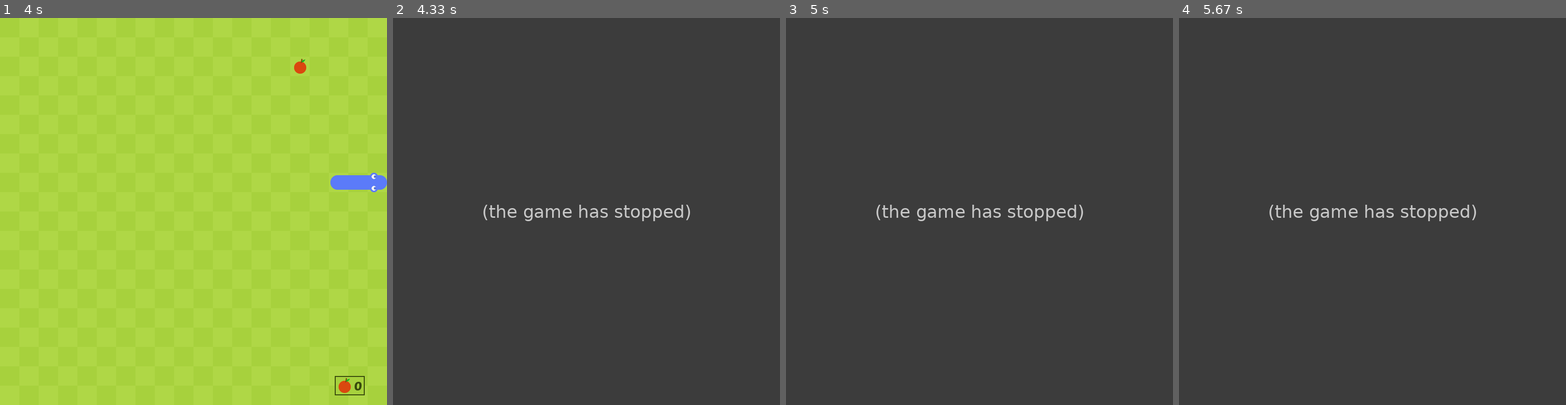
Above: before the commit, frames 1-4 (left to right).
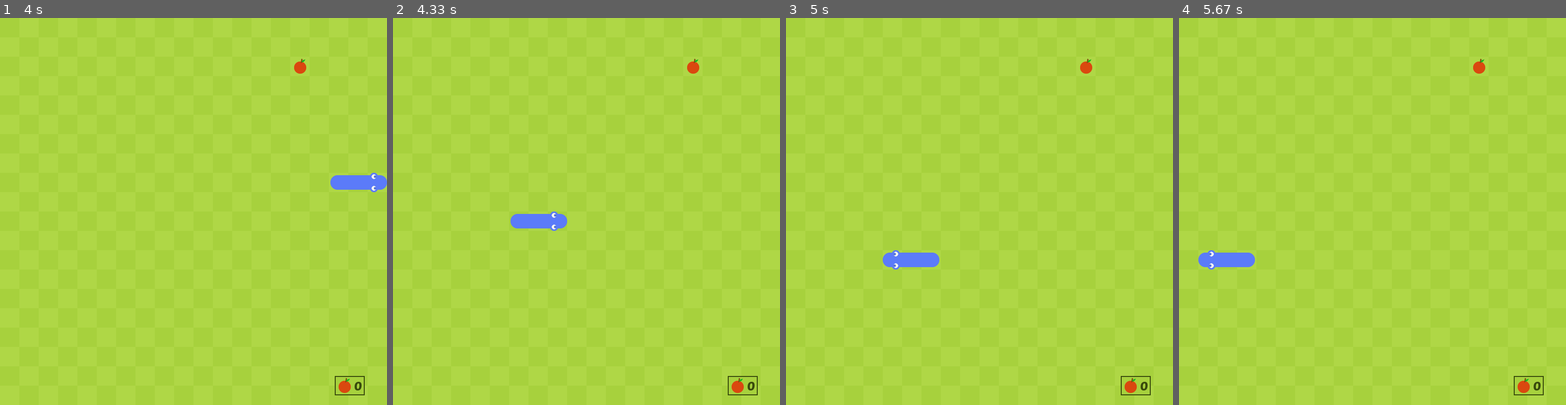
Above: after the commit, the same moments.

Repository: jeanboy44/pygame-snake
Game: pygame game, started from src/app.py
Same seed, same stepped clock (60 frames per second), same inputs: the game is played once before the commit and once after it.
Inputs:
- Up to frame 1 (4 s): hold Right 0.33-0.8 s; hold Up 0.83-1.3 s; hold Right 1.33-1.8 s; hold Down 2.4-2.7 s; hold Left 2.73-3.13 s; hold Up 3.17-3.53 s; hold Right from 3.57 s (still down)
- Up to frame 2 (4.33 s): release Right at 4.2 s; hold Down from 4.23 s (still down)
- Up to frame 3 (5 s): release Down at 4.6 s; hold Left from 4.63 s (still down)
- Up to frame 4 (5.67 s): release Left at 5.1 s; hold Right 5.13-5.6 s; hold Up from 5.63 s (still down)

Frame 1 is identical in both runs. In frame 2, 100% of the frame differs, in the area x 0-100%, y 0-100%; in frame 3, 100%; in frame 4, 100%.
Before the commit the program exited at 4.05 s; later frames show no game.

Commit message:
add reset function

Diff:
--- a/src/app.py
+++ b/src/app.py
@@ -125,6 +125,9 @@
     def play_crunch_sound(self):
         self.crunch_sound.play()
 
+    def reset(self):
+        self.body = [Vector2(7, 10), Vector2(6, 10), Vector2(5, 10)]
+
 
 class Fruit:
     def __init__(self):
@@ -202,8 +205,7 @@
 
     def game_over(self):
         """game over"""
-        pygame.quit()
-        sys.exit()
+        self.snake.reset()
 
     def draw_grass(self):
         """draw grass on the grid"""
